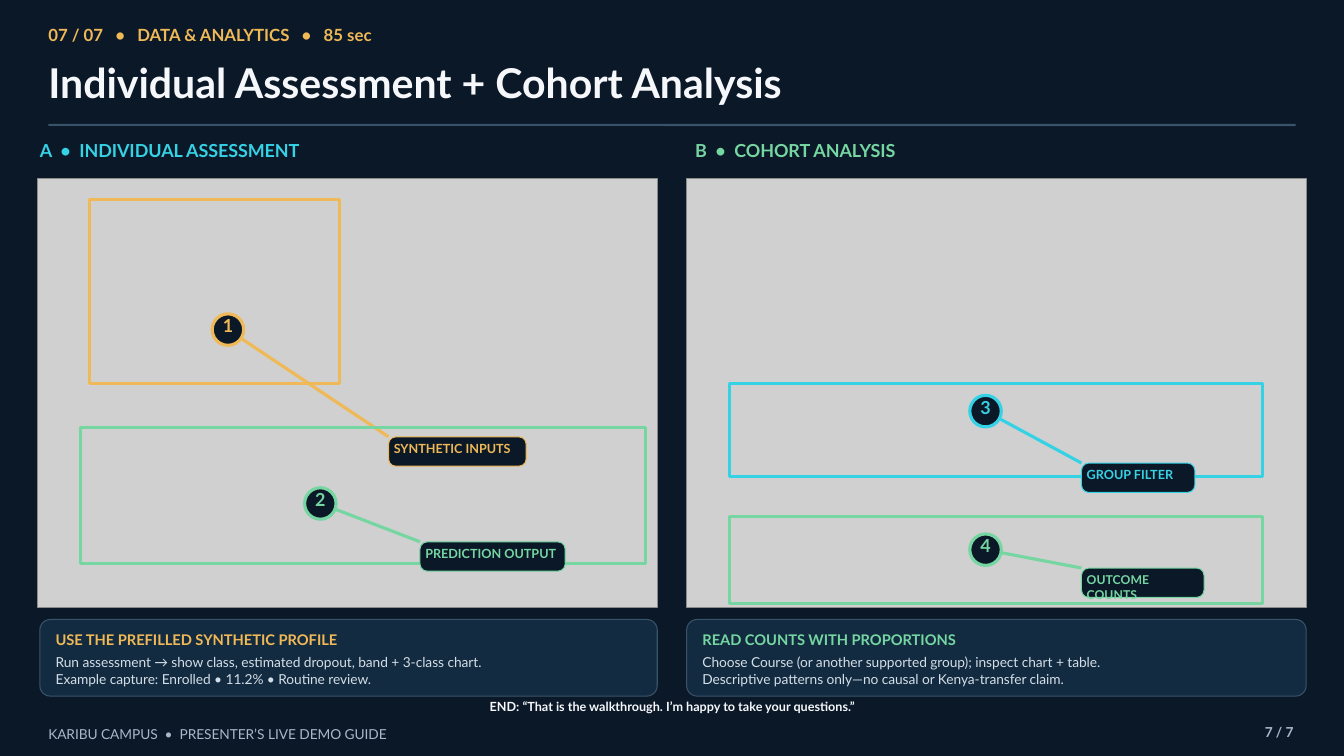
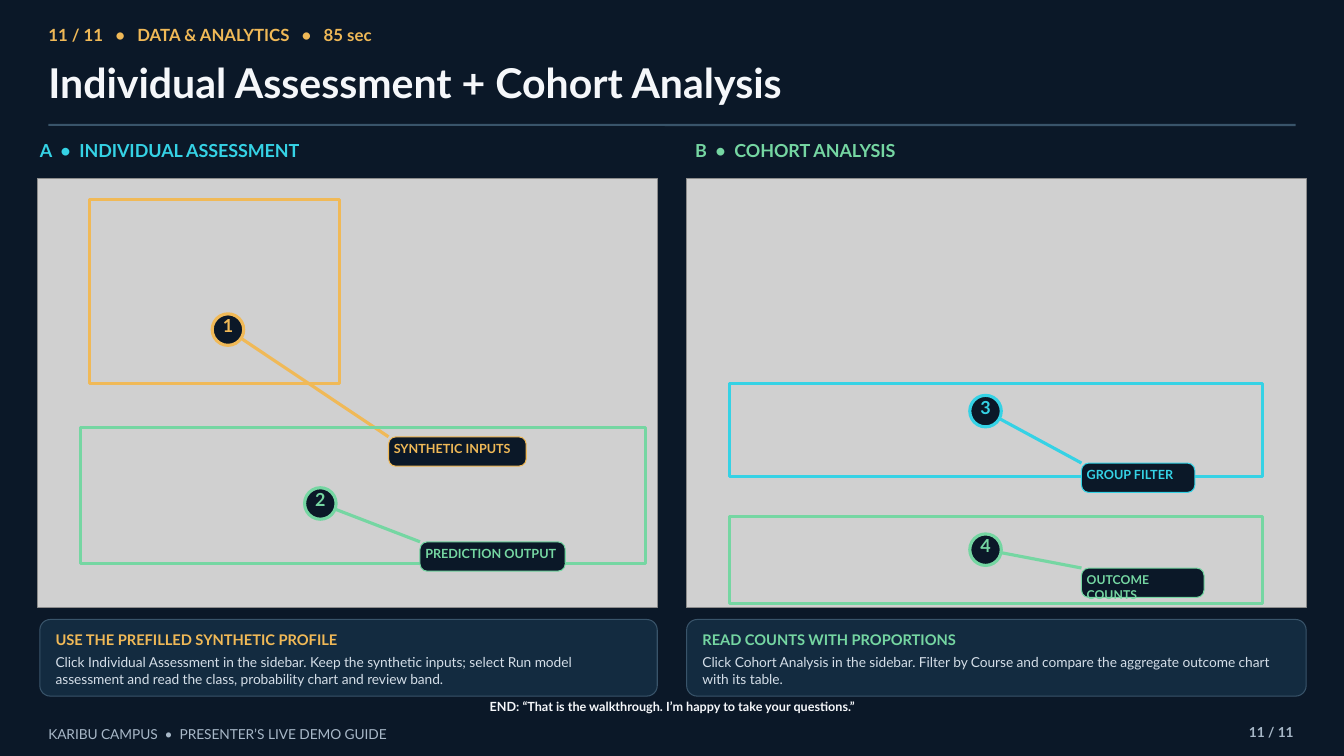
Before and after one commit to Tony405-spec/Karibu-Campus, a slide deck: slide 11 of presentation/demo_guide.pptx (slide 7 before the commit). Drawn at 1344x756 pixels with LibreOffice and Linux fonts; fonts in the diff are those of the drawing; grey boxes stand for pictures. Boxes give left, top, right and bottom in pixels: in the first picture for what was removed or moved away, otherwise in the second. Text is boxed around its words. In the diff, an @@ line names an element or a change of style, - is before the commit and + after.

```diff
--- a/presentation/demo_guide.pptx
+++ b/presentation/demo_guide.pptx
@@ text at <box>48,28,371,41</box>: text changed @@
-07 / 07 • DATA & ANALYTICS • 85 sec
+11 / 11 • DATA & ANALYTICS • 85 sec
@@ text at <box>56,657,572,687</box>: text changed @@
-Run assessment → show class, estimated dropout, band + 3-class chart.
-Example capture: Enrolled • 11.2% • Routine review.
+Click Individual Assessment in the sidebar. Keep the synthetic inputs; select Run model assessment and read the class, probability chart and review band.
@@ text at <box>702,657,1270,684</box>: text changed @@
-Choose Course (or another supported group); inspect chart + table.
-Descriptive patterns only—no causal or Kenya-transfer claim.
+Click Cohort Analysis in the sidebar. Filter by Course and compare the aggregate outcome chart with its table.
@@ text at <box>1249,727,1294,737</box>: text changed @@
-7 / 7
+11 / 11
```
Also in this commit, not shown: 6 other slides changed, 4 slides added.
